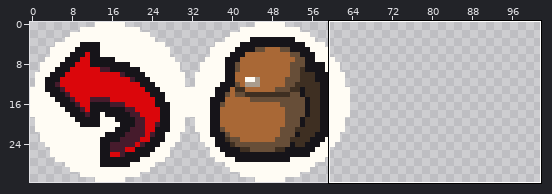
A pixel-art file gets an edit: godot/res/gui/buttons.aseprite. The picture above shows the old version from afar; the outline marks the close-up.
Close-up. First the earlier version:
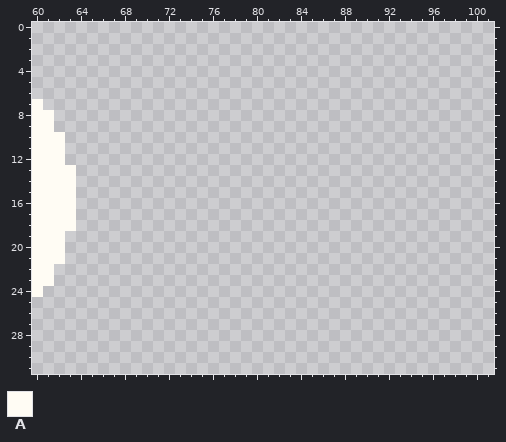
128x32 pixels, 1 frame. Shown: x 60..101, y 0..31. The wide view leaves out empty margins.
Visible layers, top first: "Main", "BG".
Palette (. is transparent): A #fffcf4
Pixels before, first column x 60:
 7 A...
 8 AA..
 9 AA..
10 AAA.
11 AAA.
12 AAA.
13 AAAA
14 AAAA
15 AAAA
16 AAAA
17 AAAA
18 AAAA
19 AAA.
20 AAA.
21 AAA.
22 AA..
23 AA..
24 A...
The result:
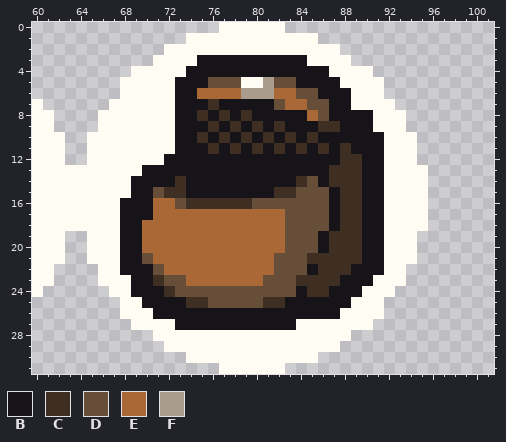
Colours new in this view: B #161419  C #3e2f22  D #674e38  E #a96836  F #a99c8d
Changes in this commit:
Layers "Main", "BG":
y 0: x 77..82 ...... -> AAAAAA
y 1: x 74..85 ............ -> AAAAAAAAAAAA
y 2: x 72..87 ................ -> AAAAAAAAAAAAAAAA
y 3: x 71..88 .................. -> AAAABBBBBBBBBBAAAA
y 4: x 69..90 ...................... -> AAAAABBBBBBBBBBBBBAAAA
y 5: x 68..91 ........................ -> AAAAABBBDDDAAFDDBBBBAAAA
y 6: x 68..91 ........................ -> AAAAABBEEEEFFFEEDDBBBAAA
y 7: x 67..92 .......................... -> AAAAAABBBCBBBBBDEEDDBBAAAA
y 8: x 66..93 ............................ -> AAAAAAABBCBCBCBBBBBEDBBBBAAA
y 9: x 66..93 ............................ -> AAAAAAABBBCBCBCBCBBBCCBBBAAA
y 10: x 65..94 .............................. -> AAAAAAAABBCBCBCBCBCBCBBBBBBAAA
y 11: x 65..94 .............................. -> AAAAAAAABBBCBCBCBCBCBCBCBBBAAA
y 12: x 65..94 .............................. -> AAAAAAABBBBBBBBBBBBBBBBCCBBAAA
y 13: x 64..95 ................................ -> AAAAAABBBBBBBBBBBBBBBBBCCCBBAAAA
y 14: x 64..95 ................................ -> AAAAABBBBCBBBBBBBBBBCDBCCCBBAAAA
y 15: x 64..95 ................................ -> AAAAABBDCCBBBBBBBBCCDDDBCCBBAAAA
y 16: x 64..95 ................................ -> AAAABBBEEDCCCCCCDDDDDDDBCCBBAAAA
y 17: x 64..95 ................................ -> AAAABBBEEEEEEEEEEEEDDDDBCCBBAAAA
y 18: x 64..95 ................................ -> AAAABBEEEEEEEEEEEEEDDDDBCCBBAAAA
y 19..20: x 65..94 .............................. -> AAABBEEEEEEEEEEEEEDDDBCCCBBAAA
y 21: x 65..94 .............................. -> AAABBDEEEEEEEEEEEDDDCCCCCBBAAA
y 22: x 66..93 ............................ -> AABBBDEEEEEEEEEEDDDBCCCBBBAA
y 23: x 66..93 ............................ -> AAABBCDDEEEEEEEDDDCCCCBBBAAA
y 24: x 67..92 .......................... -> AABBBCDDDDDDDDDDDBCCBBBAAA
y 25: x 68..91 ........................ -> AABBBBCCDDDDDCCBBBBBBAAA
y 26: x 68..91 ........................ -> AAABBBBBBBBBBBBBBBBBAAAA
y 27: x 69..90 ...................... -> AAAABBBBBBBBBBBAAAAAAA
y 28: x 71..88 .................. -> AAAAAAAAAAAAAAAAAA
y 29: x 72..87 ................ -> AAAAAAAAAAAAAAAA
y 30: x 74..85 ............ -> AAAAAAAAAAAA
y 31: x 77..82 ...... -> AAAAAA
Pixel boxes of the changes (left, top, right, bottom) in both close-ups:
added: (76, 22, 428, 374)
